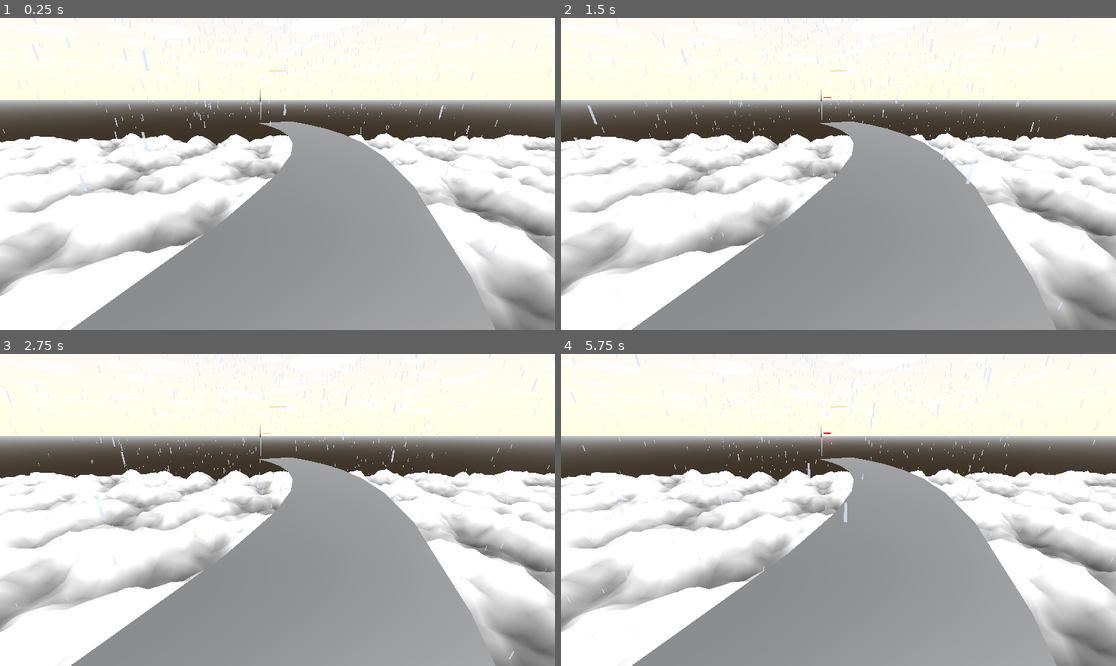
Above: before the commit, frames 1-4 (two rows, left to right).
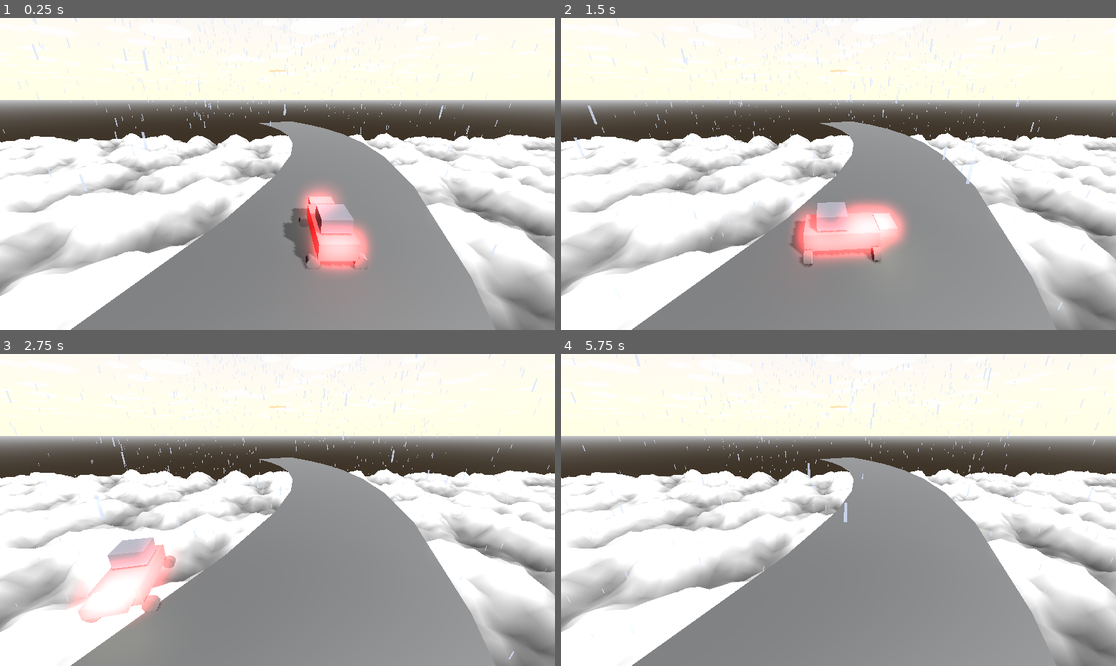
Above: after the commit, the same moments.

Repository: MehulSn/Comp-360_A2
Game: Godot game, scene res://landscape.tscn
The game is run twice, just before and just after one commit, with the same random seed, the same clock (stepped at 60 frames per second) and the same inputs.
Inputs:
- Up to frame 1 (0.25 s): no input
- Up to frame 2 (1.5 s): hold Right (ui_right) 0.53-1.28 s; hold Down (ui_down) from 1.28 s (still down)
- Up to frame 3 (2.75 s): release Down (ui_down) at 2.03 s; hold Right (ui_right) from 2.03 s (still down)
- Up to frame 4 (5.75 s): release Right (ui_right) at 2.78 s; hold Up (ui_up) 2.78-3.53 s; hold Left (ui_left) 3.53-5.03 s; hold Down (ui_down) from 5.03 s (still down)

The runs differ from the first frame. In frame 1, 3.1% of the frame differs, in the area x 46-67%, y 22-83%; in frame 2, 3.6%, in the area x 41-63%, y 22-80%; in frame 3, 2.4%; in frame 4, less than 0.1%.

Commit message:
Task 3 by Harshun

Diff:
--- /dev/null
+++ b/car.gd
@@ -0,0 +1,96 @@
+extends MeshInstance3D
+
+var speed := 24.0
+var turn_speed := 2.0
+
+func _ready():
+	print("🚗 Reversed-direction car ready!")
+
+	# ✅ Keep the same perfect road position
+	global_position = Vector3(3, 38, 90)
+
+	# === MAIN BODY ===
+	var body = BoxMesh.new()
+	body.size = Vector3(2, 1, 4)
+	mesh = body
+	var body_mat = StandardMaterial3D.new()
+	body_mat.albedo_color = Color(0.9, 0.05, 0.05)
+	set_surface_override_material(0, body_mat)
+
+	# === ROOF ===
+	var roof = MeshInstance3D.new()
+	var roof_mesh = BoxMesh.new()
+	roof_mesh.size = Vector3(1.6, 0.8, 1.6)
+	roof.mesh = roof_mesh
+	roof.position = Vector3(0, 1.0, 0.5)  # 🔁 shifted backward slightly
+	var roof_mat = StandardMaterial3D.new()
+	roof_mat.albedo_color = Color(0.1, 0.1, 0.12)
+	roof.set_surface_override_material(0, roof_mat)
+	add_child(roof)
+
+	# === HOOD (now at BACK instead of FRONT) ===
+	var hood = MeshInstance3D.new()
+	var hood_mesh = BoxMesh.new()
+	hood_mesh.size = Vector3(1.6, 0.5, 1.0)
+	hood.mesh = hood_mesh
+	hood.position = Vector3(0, 0.3, -2.5)  # 🔁 moved to back side
+	var hood_mat = StandardMaterial3D.new()
+	hood_mat.albedo_color = Color(0.8, 0.1, 0.1)
+	hood.set_surface_override_material(0, hood_mat)
+	add_child(hood)
+
+	# === WHEELS ===
+	for i in [-1, 1]:
+		for j in [-1, 1]:
+			var wheel = MeshInstance3D.new()
+			var cyl = CylinderMesh.new()
+			cyl.height = 0.4
+			cyl.top_radius = 0.35
+			cyl.bottom_radius = 0.35
+			wheel.mesh = cyl
+			wheel.rotation_degrees = Vector3(90, 0, 0)
+			wheel.position = Vector3(i * 1.2, -0.7, j * 1.8)
+			var wheel_mat = StandardMaterial3D.new()
+			wheel_mat.albedo_color = Color(0.05, 0.05, 0.05)
+			wheel.set_surface_override_material(0, wheel_mat)
+			add_child(wheel)
+
+	# === LIGHTS (now reversed) ===
+	# Rear lights become front lights
+	for i in [-1, 1]:
+		var light = OmniLight3D.new()
+		light.light_energy = 1.5
+		light.light_color = Color(1, 1, 0.8)
+		light.position = Vector3(i * 0.8, 0.4, -2.7)  # 🔁 moved to new front (back side)
+		add_child(light)
+
+	# New rear lights on opposite end
+	for i in [-1, 1]:
+		var rear_light = OmniLight3D.new()
+		rear_light.light_energy = 1.0
+		rear_light.light_color = Color(1, 0, 0)
+		rear_light.position = Vector3(i * 0.8, 0.4, 2.2)
+		add_child(rear_light)
+
+
+# === MOVEMENT ===
+func _process(delta):
+	# Handle turning (rotation in Y)
+	if Input.is_action_pressed("a") or Input.is_action_pressed("ui_left"):
+		rotation.y += turn_speed * delta
+	if Input.is_action_pressed("d") or Input.is_action_pressed("ui_right"):
+		rotation.y -= turn_speed * delta
+
+	# Calculate forward direction
+	var forward = -transform.basis.z.normalized()  # 🔥 This is the correct visual forward axis
+
+	var move = Vector3.ZERO
+
+	# Move along car's facing direction
+	if Input.is_action_pressed("w") or Input.is_action_pressed("ui_up"):
+		move += forward * speed * delta     # Move forward (in visual front)
+	if Input.is_action_pressed("s") or Input.is_action_pressed("ui_down"):
+		move -= forward * (speed * 0.6) * delta  # Move backward
+
+	# Apply translation
+	global_position += move
--- /dev/null
+++ b/car_camera.gd
@@ -0,0 +1,19 @@
+extends Camera3D
+
+@onready var car = $"../Car"
+var follow_distance := 25.0
+var height := 10.0
+var smooth_speed := 4.0
+
+func _ready():
+	fov = 75.0
+	far = 2000.0
+	current = true
+	print("🎥 Car Camera Active")
+
+func _process(delta):
+	if car:
+		var desired_pos = car.global_position - car.global_transform.basis.z * follow_distance
+		desired_pos.y += height
+		global_position = global_position.lerp(desired_pos, delta * smooth_speed)
+		look_at(car.global_position + Vector3(0, 2, 0), Vector3.UP)
--- a/landscape.tscn
+++ b/landscape.tscn
@@ -1,25 +1,43 @@
-[gd_scene load_steps=5 format=3 uid="uid://dlww8m5x1c2tv"]
+[gd_scene load_steps=8 format=3 uid="uid://dlww8m5x1c2tv"]
 
 [ext_resource type="Script" uid="uid://ddhxamlwfsqpv" path="res://landscape.gd" id="1_asa4r"]
 [ext_resource type="Script" uid="uid://cb4eam8v584o8" path="res://camera_3d.gd" id="2_6vom0"]
 [ext_resource type="Script" uid="uid://bea5ayor5a7oq" path="res://path_3d.gd" id="3_425dq"]
+[ext_resource type="Script" uid="uid://clo6li4hkenr5" path="res://car.gd" id="4_6vom0"]
+[ext_resource type="Script" uid="uid://c6cc0oihya8bs" path="res://car_camera.gd" id="5_425dq"]
 
 [sub_resource type="Curve3D" id="Curve3D_jwi71"]
+
+[sub_resource type="BoxShape3D" id="BoxShape3D_425dq"]
+size = Vector3(14, 3, 200)
 
 [node name="Landscape" type="Node3D"]
 script = ExtResource("1_asa4r")
 
 [node name="Camera3D" type="Camera3D" parent="."]
-transform = Transform3D(1, 0, 0, 0, 0.906308, 0.422618, 0, -0.422618, 0.906308, 0, 40, 80)
-fov = 70.0
+transform = Transform3D(1, 0, 0, 0, 0.939693, 0.34202, 0, -0.34202, 0.939693, -110, 70, 270)
+current = true
 far = 1000.0
 script = ExtResource("2_6vom0")
 
 [node name="DirectionalLight3D" type="DirectionalLight3D" parent="."]
-transform = Transform3D(0.707107, -0.612372, 0.353553, 0, 0.5, 0.866025, -0.707107, -0.612372, 0.353553, -45, 45, 0)
+transform = Transform3D(0.707107, -0.5, 0.5, 0, 0.707106, 0.707106, -0.707107, -0.5, 0.5, -45, 45, 0)
 light_energy = 8.0
 light_indirect_energy = 3.0
 
 [node name="Path3D" type="Path3D" parent="."]
 curve = SubResource("Curve3D_jwi71")
 script = ExtResource("3_425dq")
+
+[node name="StaticBody3D" type="StaticBody3D" parent="Path3D"]
+
+[node name="CollisionShape3D" type="CollisionShape3D" parent="Path3D/StaticBody3D"]
+transform = Transform3D(1, 0, 0, 0, 1, 0, 0, 0, 1, 0, 37, 0)
+shape = SubResource("BoxShape3D_425dq")
+
+[node name="Car" type="MeshInstance3D" parent="."]
+transform = Transform3D(1, 0, 0, 0, 1, 0, 0, 0, 1, -110, 150, 200)
+script = ExtResource("4_6vom0")
+
+[node name="carCamera" type="Camera3D" parent="Car"]
+script = ExtResource("5_425dq")
--- a/path_3d.gd
+++ b/path_3d.gd
@@ -51,7 +51,6 @@
 		st.add_vertex(v1)
 
 	st.generate_normals()
-	st.index()
 	var mesh = st.commit()
 
 	var road = MeshInstance3D.new()
@@ -67,28 +66,20 @@
 
 	print("✅ Road built successfully.")
 
-	# === 3️⃣ Add flag ===
+	# === ✅ Add collision so the car raycast can hit it ===
+	var static_body = StaticBody3D.new()
+	var collision = CollisionShape3D.new()
+	collision.shape = mesh.create_trimesh_shape()
+	static_body.add_child(collision)
+	add_child(static_body)
+	print("✅ Collision added for road.")
+
+	# === 🚩 Flag ===
 	var flag_base_pos = curve.get_point_position(segment_count - 1)
-
-	# 🪜 Pole
-	var pole = MeshInstance3D.new()
-	var pole_mesh = CylinderMesh.new()
-	pole_mesh.height = 12.0
-	pole_mesh.top_radius = 0.15
-	pole_mesh.bottom_radius = 0.15
-	pole.mesh = pole_mesh
-	pole.position = flag_base_pos + Vector3(0, 6, 0)
-
-	var pole_mat = StandardMaterial3D.new()
-	pole_mat.albedo_color = Color(0.2, 0.2, 0.2)
-	pole.set_surface_override_material(0, pole_mat)
-	add_child(pole)
-
-	# 🚩 Flag (unshaded, glowing, always visible)
+	var flag_mesh = PlaneMesh.new()
+	flag_mesh.size = Vector2(5, 3)
 	flag_mesh_instance = MeshInstance3D.new()
-	var plane = PlaneMesh.new()
-	plane.size = Vector2(5, 3)
-	flag_mesh_instance.mesh = plane
+	flag_mesh_instance.mesh = flag_mesh
 	flag_mesh_instance.position = flag_base_pos + Vector3(2.5, 9.0, 0)
 	flag_mesh_instance.rotation_degrees = Vector3(0, -90, 0)
 
@@ -96,18 +87,9 @@
 	flag_mat.albedo_color = Color(1, 0, 0)
 	flag_mat.emission_enabled = true
 	flag_mat.emission = Color(1, 0, 0)
-	flag_mat.emission_energy = 4.0
-	flag_mat.cull_mode = BaseMaterial3D.CULL_DISABLED
-	flag_mat.unshaded = true                  # ✅ Ignore scene light & fog
-	flag_mat.disable_ambient_light = true     # ✅ Keep it pure red
+	flag_mat.emission_energy = 3.0
+	flag_mat.unshaded = true
 	flag_mesh_instance.set_surface_override_material(0, flag_mat)
 	add_child(flag_mesh_instance)
 
 	print("🏁 Bright red flag added — unshaded & visible in all lighting!")
-
-
-func _process(delta):
-	# 🌬 Simple waving animation
-	if flag_mesh_instance:
-		var t = Time.get_ticks_msec() / 1000.0
-		flag_mesh_instance.rotation_degrees.z = sin(t * 3.0) * 5.0
--- a/project.godot
+++ b/project.godot
@@ -14,3 +14,45 @@
 run/main_scene="uid://dlww8m5x1c2tv"
 config/features=PackedStringArray("4.5", "Forward Plus")
 config/icon="res://icon.svg"
+
+[input]
+
+ui_select={
+"deadzone": 0.5,
+"events": [Object(InputEventJoypadButton,"resource_local_to_scene":false,"resource_name":"","device":0,"button_index":3,"pressure":0.0,"pressed":false,"script":null)
+, Object(InputEventKey,"resource_local_to_scene":false,"resource_name":"","device":0,"window_id":0,"alt_pressed":false,"shift_pressed":false,"ctrl_pressed":false,"meta_pressed":false,"pressed":false,"keycode":32,"physical_keycode":0,"key_label":0,"unicode":32,"location":0,"echo":false,"script":null)
+, Object(InputEventKey,"resource_local_to_scene":false,"resource_name":"","device":-1,"window_id":0,"alt_pressed":false,"shift_pressed":false,"ctrl_pressed":false,"meta_pressed":false,"pressed":false,"keycode":0,"physical_keycode":76,"key_label":0,"unicode":108,"location":0,"echo":false,"script":null)
+]
+}
+ui_left={
+"deadzone": 0.5,
+"events": [Object(InputEventKey,"resource_local_to_scene":false,"resource_name":"","device":0,"window_id":0,"alt_pressed":false,"shift_pressed":false,"ctrl_pressed":false,"meta_pressed":false,"pressed":false,"keycode":4194319,"physical_keycode":0,"key_label":0,"unicode":0,"location":0,"echo":false,"script":null)
+, Object(InputEventJoypadButton,"resource_local_to_scene":false,"resource_name":"","device":0,"button_index":13,"pressure":0.0,"pressed":false,"script":null)
+, Object(InputEventJoypadMotion,"resource_local_to_scene":false,"resource_name":"","device":0,"axis":0,"axis_value":-1.0,"script":null)
+, Object(InputEventKey,"resource_local_to_scene":false,"resource_name":"","device":-1,"window_id":0,"alt_pressed":false,"shift_pressed":false,"ctrl_pressed":false,"meta_pressed":false,"pressed":false,"keycode":0,"physical_keycode":65,"key_label":0,"unicode":97,"location":0,"echo":false,"script":null)
+]
+}
+ui_right={
+"deadzone": 0.5,
+"events": [Object(InputEventKey,"resource_local_to_scene":false,"resource_name":"","device":0,"window_id":0,"alt_pressed":false,"shift_pressed":false,"ctrl_pressed":false,"meta_pressed":false,"pressed":false,"keycode":4194321,"physical_keycode":0,"key_label":0,"unicode":0,"location":0,"echo":false,"script":null)
+, Object(InputEventJoypadButton,"resource_local_to_scene":false,"resource_name":"","device":0,"button_index":14,"pressure":0.0,"pressed":false,"script":null)
+, Object(InputEventJoypadMotion,"resource_local_to_scene":false,"resource_name":"","device":0,"axis":0,"axis_value":1.0,"script":null)
+, Object(InputEventKey,"resource_local_to_scene":false,"resource_name":"","device":-1,"window_id":0,"alt_pressed":false,"shift_pressed":false,"ctrl_pressed":false,"meta_pressed":false,"pressed":false,"keycode":0,"physical_keycode":68,"key_label":0,"unicode":100,"location":0,"echo":false,"script":null)
+]
+}
+ui_up={
+"deadzone": 0.5,
+"events": [Object(InputEventKey,"resource_local_to_scene":false,"resource_name":"","device":0,"window_id":0,"alt_pressed":false,"shift_pressed":false,"ctrl_pressed":false,"meta_pressed":false,"pressed":false,"keycode":4194320,"physical_keycode":0,"key_label":0,"unicode":0,"location":0,"echo":false,"script":null)
+, Object(InputEventJoypadButton,"resource_local_to_scene":false,"resource_name":"","device":0,"button_index":11,"pressure":0.0,"pressed":false,"script":null)
+, Object(InputEventJoypadMotion,"resource_local_to_scene":false,"resource_name":"","device":0,"axis":1,"axis_value":-1.0,"script":null)
+, Object(InputEventKey,"resource_local_to_scene":false,"resource_name":"","device":-1,"window_id":0,"alt_pressed":false,"shift_pressed":false,"ctrl_pressed":false,"meta_pressed":false,"pressed":false,"keycode":0,"physical_keycode":87,"key_label":0,"unicode":119,"location":0,"echo":false,"script":null)
+]
+}
+ui_down={
+"deadzone": 0.5,
+"events": [Object(InputEventKey,"resource_local_to_scene":false,"resource_name":"","device":0,"window_id":0,"alt_pressed":false,"shift_pressed":false,"ctrl_pressed":false,"meta_pressed":false,"pressed":false,"keycode":4194322,"physical_keycode":0,"key_label":0,"unicode":0,"location":0,"echo":false,"script":null)
+, Object(InputEventJoypadButton,"resource_local_to_scene":false,"resource_name":"","device":0,"button_index":12,"pressure":0.0,"pressed":false,"script":null)
+, Object(InputEventJoypadMotion,"resource_local_to_scene":false,"resource_name":"","device":0,"axis":1,"axis_value":1.0,"script":null)
+, Object(InputEventKey,"resource_local_to_scene":false,"resource_name":"","device":-1,"window_id":0,"alt_pressed":false,"shift_pressed":false,"ctrl_pressed":false,"meta_pressed":false,"pressed":false,"keycode":0,"physical_keycode":83,"key_label":0,"unicode":115,"location":0,"echo":false,"script":null)
+]
+}
Not shown, added: car.gd.uid
Not shown, added: car_camera.gd.uid
